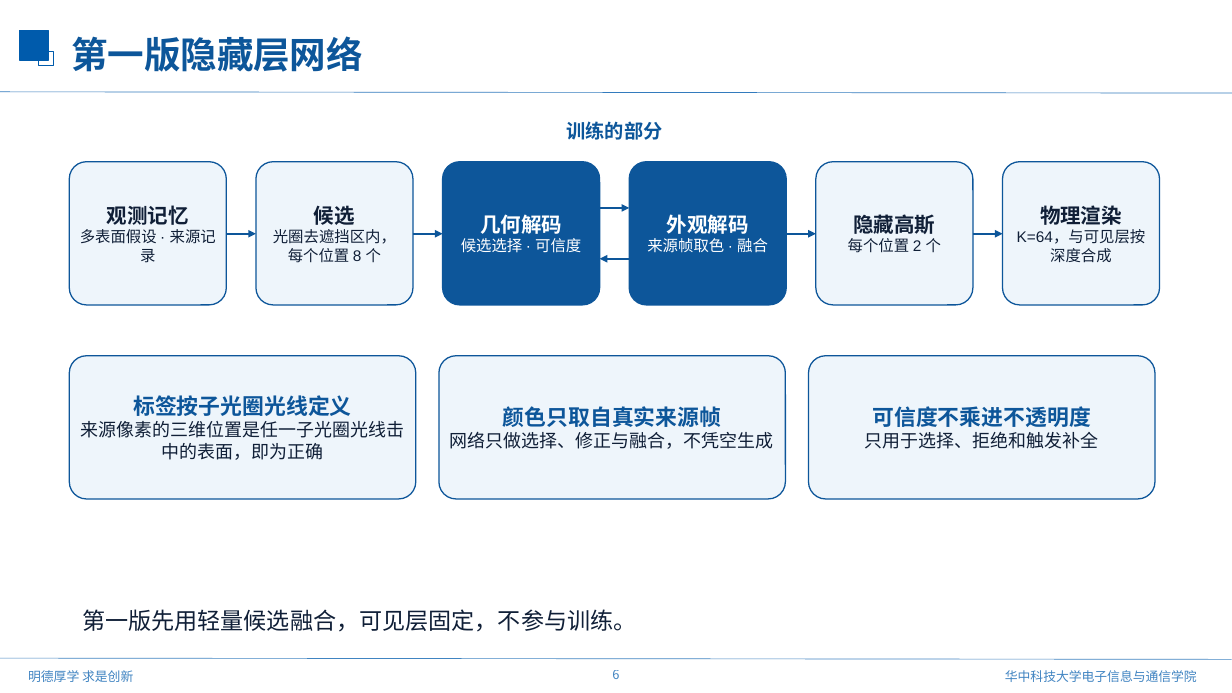
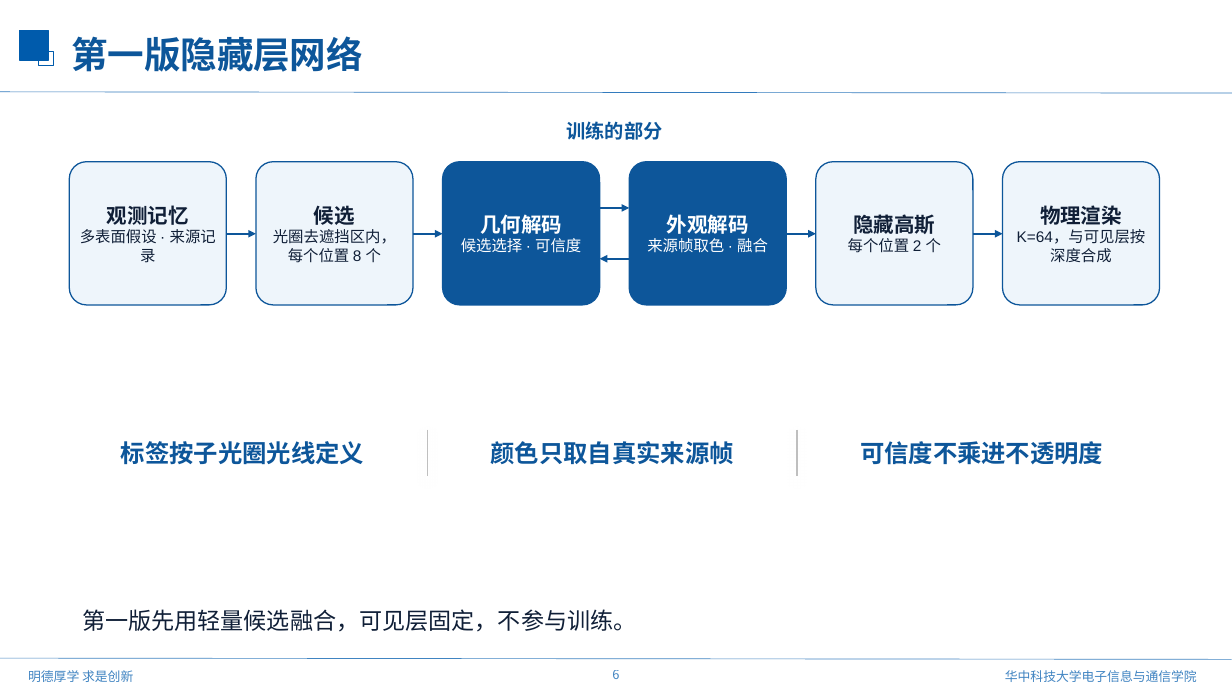
Before and after one commit to mengmcy1/OPPO-depth-guided-video-bokeh, a slide deck: slide 6 of 汇报/2026-11-11_前馈视频虚化思路与验证/前馈视频虚化思路与验证_1111.pptx. Drawn at 1232x693 pixels with LibreOffice and Linux fonts; fonts in the diff are those of the drawing; background and template pictures are left out. Boxes give left, top, right and bottom in pixels: in the first picture for what was removed or moved away, otherwise in the second. Text is boxed around its words. In the diff, an @@ line names an element or a change of style, - is before the commit and + after.

```diff
--- a/汇报/2026-11-11_前馈视频虚化思路与验证/前馈视频虚化思路与验证_1111.pptx
+++ b/汇报/2026-11-11_前馈视频虚化思路与验证/前馈视频虚化思路与验证_1111.pptx
@@ size 17 to 19 pt; fill #EEF5FB to none; outline #0D569A 1 pt to none in 3 elements at (860,441,1103,465), (490,441,733,465), (121,441,364,465) @@
@@ text "标签按子光圈光线定义": place and size @@
-text "标签按子光圈光线定义" at (69,356,416,499)
+text "标签按子光圈光线定义" at (121,441,364,465)
@@ text at (80,421,404,460): paragraph removed @@
-来源像素的三维位置是任一子光圈光线击中的表面，即为正确
@@ line added from (427, 430) to (427, 476), #BFBFBF 1 pt @@
@@ text "颜色只取自真实来源帧": place and size @@
-text "颜色只取自真实来源帧" at (439,356,786,499)
+text "颜色只取自真实来源帧" at (490,441,733,465)
@@ text at (450,431,774,449): paragraph removed @@
-网络只做选择、修正与融合，不凭空生成
@@ line added from (797, 430) to (797, 476), #BFBFBF 1 pt @@
@@ text "可信度不乘进不透明度": place and size @@
-text "可信度不乘进不透明度" at (809,356,1155,499)
+text "可信度不乘进不透明度" at (860,441,1103,465)
@@ text at (865,432,1099,449): paragraph removed @@
-只用于选择、拒绝和触发补全
```
Also in this commit, not shown: 1 other slide changed, 4 other files.
